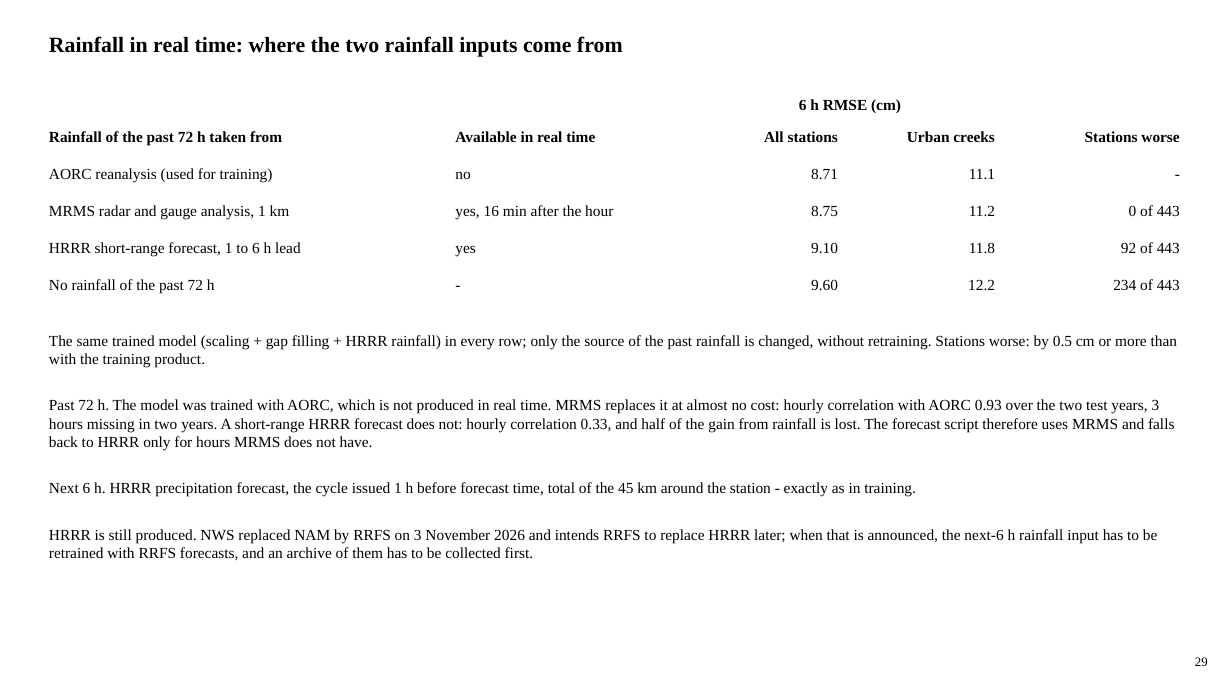
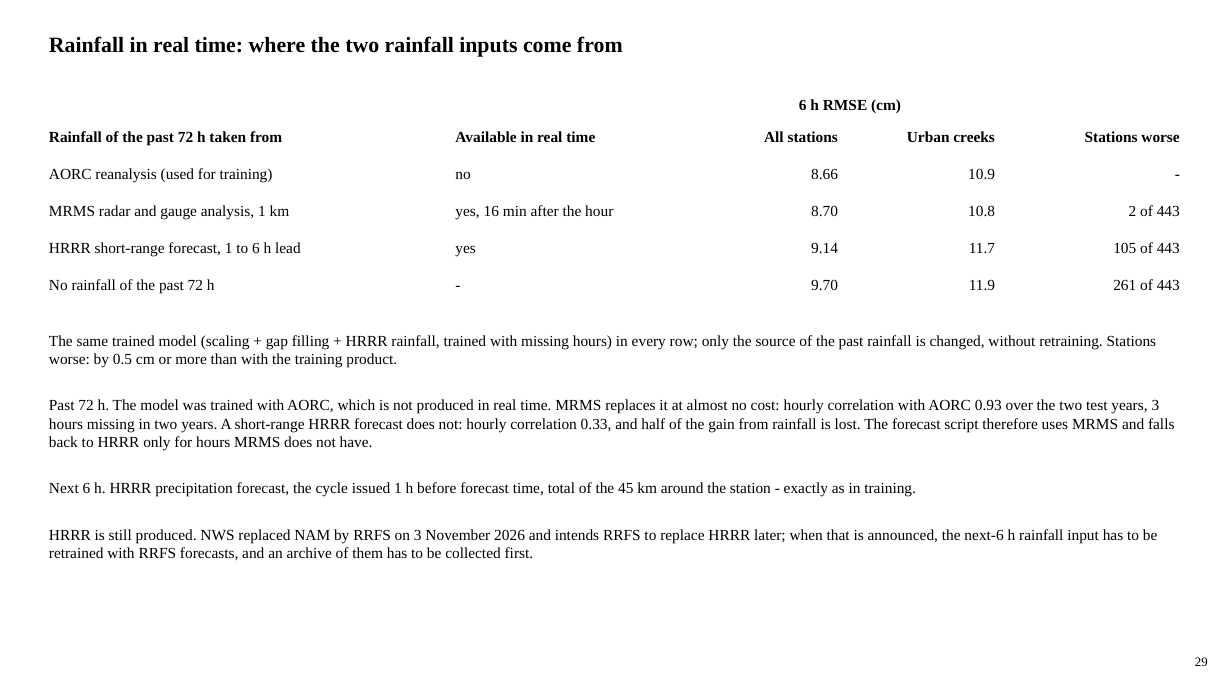
Before and after one commit to LaurenW1997/subdomainLSTM, a slide deck: slide 29 of deliverables/17_versions/version_comparison.pptx. Drawn at 1232x693 pixels with LibreOffice and Linux fonts; fonts in the diff are those of the drawing. Boxes give left, top, right and bottom in pixels: in the first picture for what was removed or moved away, otherwise in the second. Text is boxed around its words. In the diff, an @@ line names an element or a change of style, - is before the commit and + after.

```diff
--- a/deliverables/17_versions/version_comparison.pptx
+++ b/deliverables/17_versions/version_comparison.pptx
@@ text at (x1=811, y1=168, x2=838, y2=179): text changed @@
-8.71
+8.66
@@ text at (x1=968, y1=168, x2=995, y2=179): text changed @@
-11.1
+10.9
@@ text at (x1=811, y1=205, x2=838, y2=216): text changed @@
-8.75
+8.70
@@ text at (x1=968, y1=205, x2=995, y2=216): text changed @@
-11.2
+10.8
@@ text at (x1=1129, y1=205, x2=1180, y2=216): text changed @@
-0 of 443
+2 of 443
@@ text at (x1=811, y1=243, x2=838, y2=253): text changed @@
-9.10
+9.14
@@ text at (x1=969, y1=243, x2=995, y2=253): text changed @@
-11.8
+11.7
@@ text at (x1=1113, y1=242, x2=1180, y2=253): text changed @@
-92 of 443
+105 of 443
@@ text at (x1=811, y1=279, x2=838, y2=290): text changed @@
-9.60
+9.70
@@ text at (x1=969, y1=280, x2=995, y2=290): text changed @@
-12.2
+11.9
@@ text at (x1=1113, y1=279, x2=1180, y2=290): text changed @@
-234 of 443
+261 of 443
@@ text at (x1=49, y1=335, x2=1157, y2=368): text changed @@
-The same trained model (scaling + gap filling + HRRR rainfall) in every row; only the source of the past rainfall is changed, without retraining. Stations worse: by 0.5 cm or more than with the training product.
+The same trained model (scaling + gap filling + HRRR rainfall, trained with missing hours) in every row; only the source of the past rainfall is changed, without retraining. Stations worse: by 0.5 cm or more than with the training product.
```
Also in this commit, not shown: 24 other slides changed, 52 other files.
